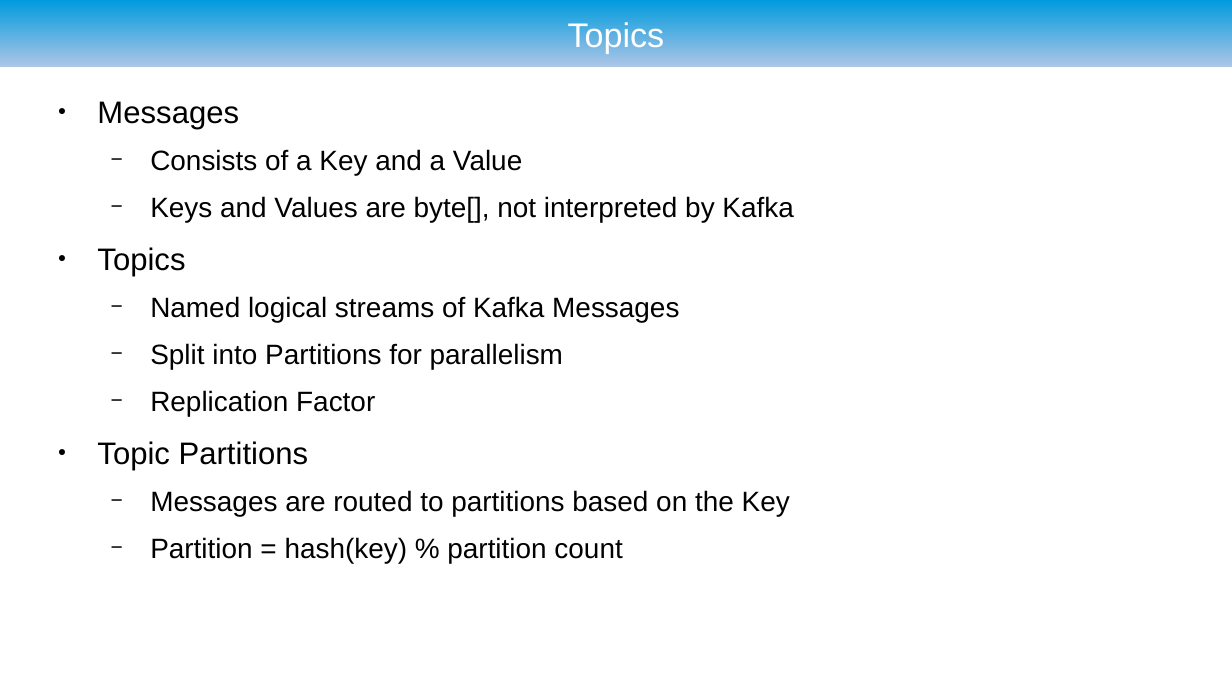
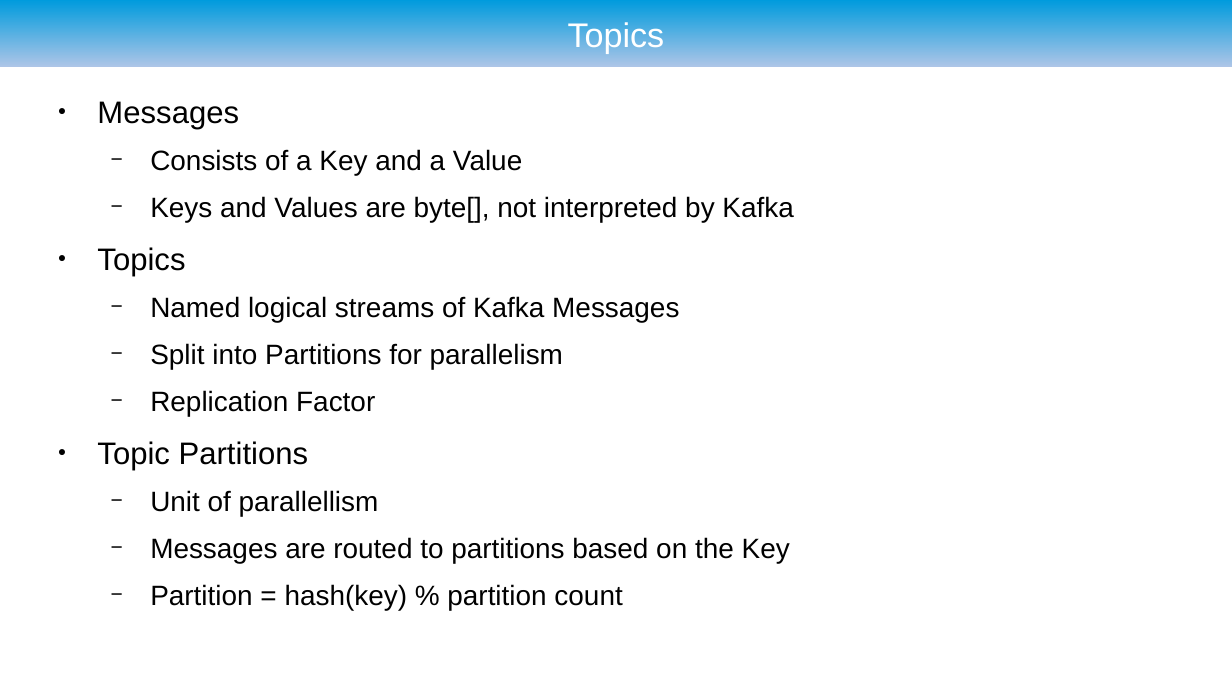
Before and after one commit to ryzlab/kafka-kompetensdag, a slide deck: slide 12 of doc/presentation.odp (slide 5 before the commit). Drawn at 1232x693 pixels with LibreOffice and Linux fonts; fonts in the diff are those of the drawing; background and template pictures are left out. Boxes give left, top, right and bottom in pixels: in the first picture for what was removed or moved away, otherwise in the second. Text is boxed around its words. In the diff, an @@ line names an element or a change of style, - is before the commit and + after.

```diff
--- a/doc/presentation.odp
+++ b/doc/presentation.odp
@@ text at <box>150,490,379,516</box>: paragraph added @@
+  − Unit of parallellism
```
Also in this commit, not shown: 13 other slides changed, 12 slides added, 1 slide removed.
